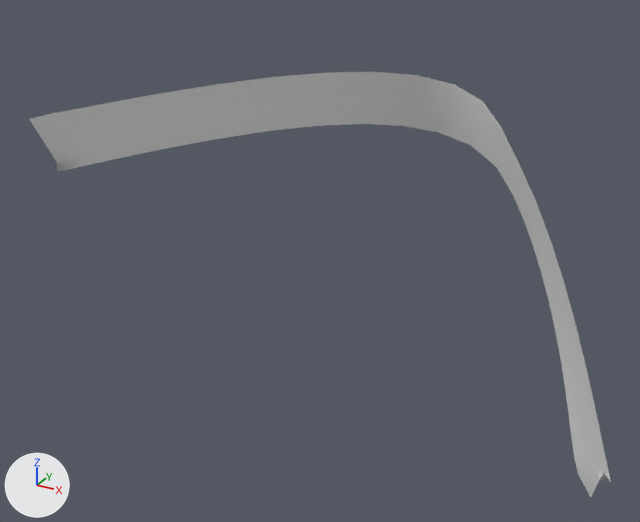
An edit to the Blender file Assets/FX/CoinSwoosh4.blend, drawn before and after from the same camera.
One viewpoint serves both versions: a 50 mm lens placed at (2.7, -12.24, 8.96), pointed at (-3.73, -0.56, 3.12). The axes (+X, +Y, +Z) are drawn at lower left. The lights are the same throughout.

Names of what the first picture shows: 'BezierCurve'.
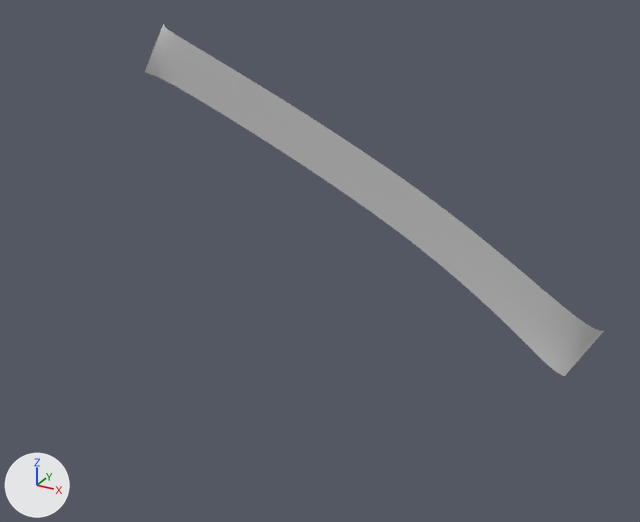
What changed in the scene script:
```text
Change cu_beziercurve:
    where _sp = cu_beziercurve.splines.new('BEZIER'); _sp.bezier_points.add(2)
    remove _sp.bezier_points.foreach_set('co', [-7.186, -2.87, 5.197, -1.735, 2.167, 4.628, 1.0, 0.0, 0.0])
    remove _sp.bezier_points.foreach_set('handle_left', [-7.354, -2.681, 5.317, -3.7, 4.041, 5.881, 0.764, 0.133, 0.119])
    remove _sp.bezier_points.foreach_set('handle_right', [-7.095, -2.972, 5.132, 0.229, 0.292, 3.375, 1.163, -0.0922, -0.0827])
    add _sp.bezier_points.foreach_set('co', [-7.186, -0.164, 6.193, -2.315, -0.273, 4.131, 0.525, 0.0, 2.258])
    add _sp.bezier_points.foreach_set('handle_left', [-7.351, -0.238, 6.291, -4.076, -0.209, 5.021, 0.223, -0.259, 2.416])
    add _sp.bezier_points.foreach_set('handle_right', [-6.823, -0.000844, 5.977, -0.553, -0.337, 3.241, 0.67, 0.124, 2.182])
```

What differs and where, as boxes [x1, y1, x2, y2] in the pictures (640 x 522 px):
'BezierCurve', reshaped (21% narrower, 17% shorter): before [29, 72, 611, 497]; after [145, 24, 604, 376]
